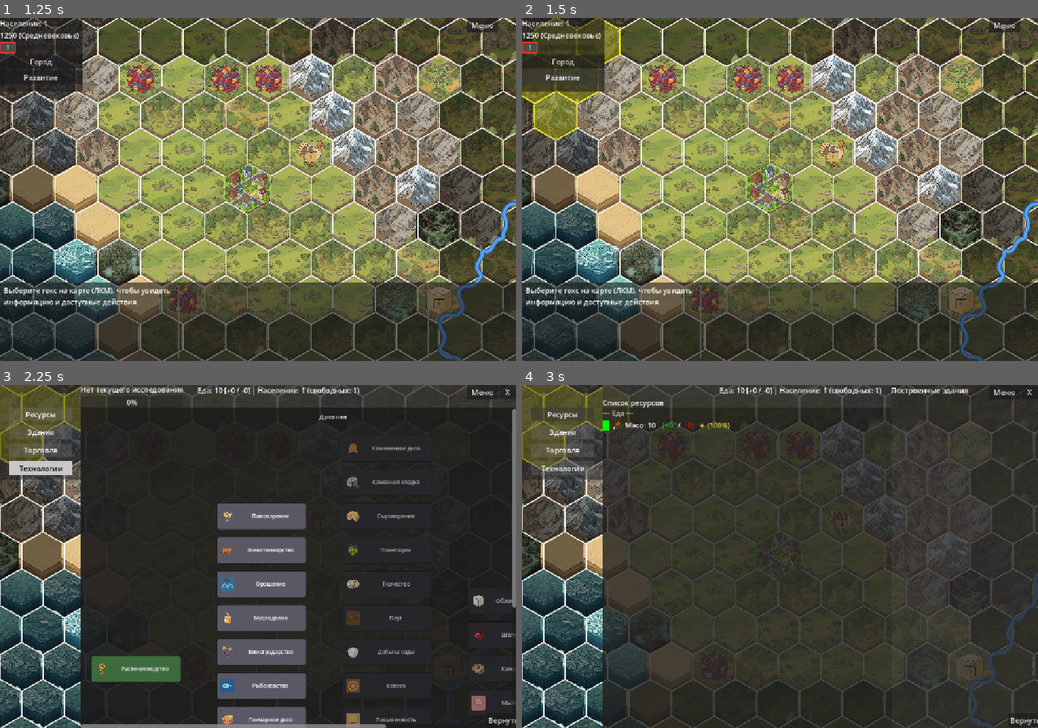
Above: before the commit, frames 1-4 (two rows, left to right).
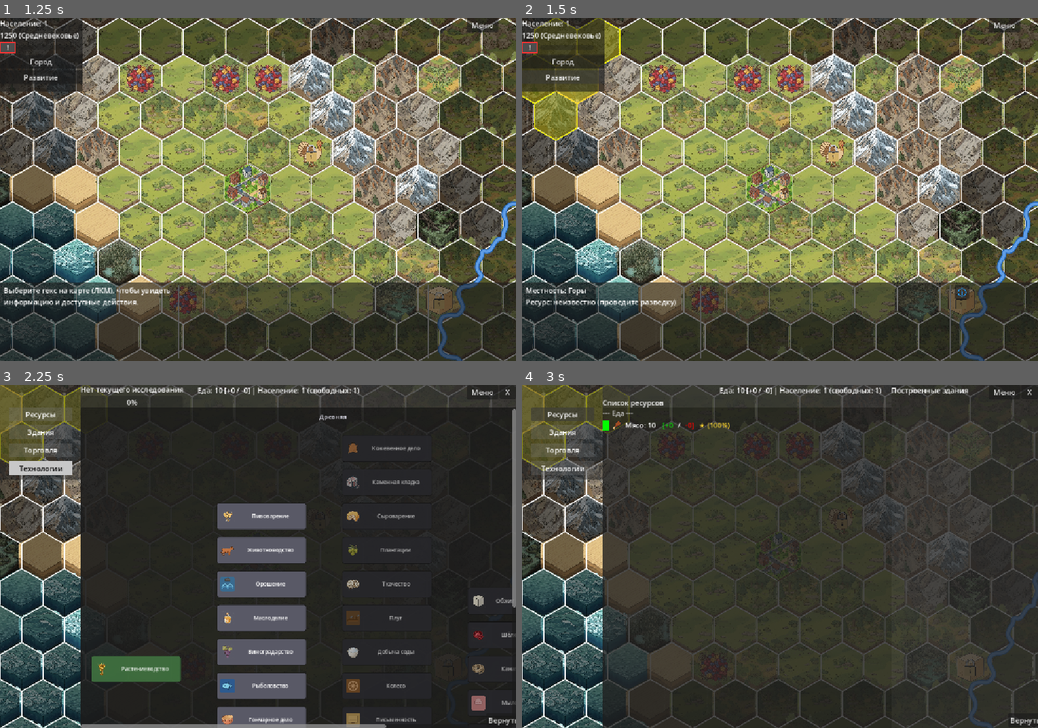
Above: after the commit, the same moments.

Repository: Night-Pryanik/The-City
Game: Godot game, scene res://scenes/main_menu.tscn
Same seed, same stepped clock (60 frames per second), same inputs: the game is played once before the commit and once after it.
Inputs (mouse positions are in pixels of both pictures, inside the frame that each line leads up to):
- Up to frame 1 (1.25 s): click "Новая игра" at 0.5 s
- Up to frame 2 (1.5 s): click "Развитие" at 1.25 s
- Up to frame 3 (2.25 s): click (10, 415) at 2 s
- Up to frame 4 (3 s): click "Ресурсы" at 2.75 s

Frame 1 is identical in both runs. In frame 2, 0.9% of the frame differs, in the area x 0-87%, y 21-85%; in frame 3, less than 0.1%; in frame 4, less than 0.1%.

Commit message:
Убираем контекстное меню

Diff:
--- a/scenes/MainMap.tscn
+++ b/scenes/MainMap.tscn
@@ -102,8 +102,6 @@
 [node name="PauseMenu" parent="." unique_id=513166833 instance=ExtResource("3_2t08r")]
 visible = false
 
-[node name="PopupMenu" type="PopupMenu" parent="." unique_id=216217221]
-
 [node name="HexTooltip" type="Panel" parent="." unique_id=1303469343]
 visible = false
 offset_right = 220.0
--- a/scripts/InputHandler.gd
+++ b/scripts/InputHandler.gd
@@ -9,7 +9,6 @@
 var tooltip_text_label: Label
 var tooltip_products_container: Node
 var worker_manager: Node
-var popup_menu: Node
 var city_ui: Node
 var pause_menu: Node
 var expansion_manager: Node
@@ -42,7 +41,6 @@
     tooltip_text_label = main_node.tooltip_text_label
     tooltip_products_container = main_node.tooltip_products_container
     worker_manager = main_node.worker_manager
-    popup_menu = main_node.popup_menu
     city_ui = main_node.city_ui
     pause_menu = main_node.pause_menu
     expansion_manager = main_node.expansion_manager
@@ -123,7 +121,7 @@
     if Engine.is_editor_hint():
         return
 
-    if city_ui.visible or popup_menu.visible or pause_menu.visible or (main_map.settings_menu and main_map.settings_menu.visible):
+    if city_ui.visible or pause_menu.visible or (main_map.settings_menu and main_map.settings_menu.visible):
         _hide_tooltip()
         return
 
@@ -232,66 +230,8 @@
     elif main_map.settings_menu and main_map.settings_menu.visible:
         # Закрываем настройки — pause_menu.gd снова покажет меню паузы
         main_map.settings_menu.hide()
-    elif expansion_manager.is_active():
-        var active = expansion_manager.toggle()
-        if active:
-            hud.show_message("Режим освоения включён. ПКМ по выделенной области для освоения.")
-        else:
-            hud.show_message("Режим освоения выключен.")
     else:
         main_map.open_pause_menu()
-
-func _handle_expansion_mode_input(event: InputEventMouseButton) -> bool:
-    if hud.get_global_rect().has_point(event.global_position):
-        return true
-
-    if event.button_index == MOUSE_BUTTON_RIGHT and event.pressed:
-        if popup_menu.visible:
-            popup_menu.hide()
-            return true
-        var mouse_pos = event.global_position
-        var hex = _pixel_to_hex(mouse_pos.x, mouse_pos.y)
-        if hex != null and not main_map.tile_data[hex.row][hex.col]["in_influence"]:
-            var chunk = expansion_manager.get_chunk_hexes(hex.row, hex.col)
-            if chunk.is_empty():
-                return true
-            # Если чанк ещё не исследован — показываем меню разведки вместо покупки
-            var all_explored = true
-            for h in chunk:
-                if not main_map.tile_data[h.row][h.col].get("is_explored", false):
-                    all_explored = false
-                    break
-            if not all_explored:
-                main_map.show_context_menu(hex.row, hex.col, mouse_pos)
-                return true
-            var available_food = 0
-            if CityData:
-                for pid in CityData.city_food_pool:
-                    if CityData.city_food_pool[pid]:
-                        available_food += CityData.city_storage.get(pid, 0)
-            expansion_manager.show_context_menu(chunk, mouse_pos, available_food)
-        return true
-
-    if event.button_index == MOUSE_BUTTON_LEFT:
-        if event.pressed:
-            drag_start_scroll_offset = main_map.scroll_offset
-            drag_start_mouse = event.global_position
-            is_dragging = false
-        else:
-            if is_dragging:
-                is_dragging = false
-        return true
-
-    return false
-
-func _handle_expansion_mode_motion(event: InputEventMouseMotion):
-    var hex = _pixel_to_hex(event.global_position.x, event.global_position.y)
-    if hex != null and not main_map.tile_data[hex.row][hex.col]["in_influence"]:
-        expansion_manager.update_hovered_chunk(hex.row, hex.col)
-    else:
-        expansion_manager.clear_hovered_chunk()
-    if _tooltip_visible:
-        _hide_tooltip()
 
 func _handle_mouse_button(event: InputEventMouseButton):
     # Дебаг-меню: ожидание клика по гексу для размещения ресурса
@@ -300,10 +240,6 @@
             var hex = _pixel_to_hex(event.global_position.x, event.global_position.y)
             if hex != null:
                 debug_manager.handle_hex_click(hex.row, hex.col)
-        return
-
-    # В режиме "Развитие" левый клик не должен ничего делать (кроме перетаскивания)
-    if expansion_manager.is_active() and event.button_index == MOUSE_BUTTON_LEFT:
         return
 
     if event.button_index == MOUSE_BUTTON_LEFT:
@@ -316,46 +252,26 @@
                 is_dragging = false
                 return
 
-    if event.button_index == MOUSE_BUTTON_RIGHT and event.pressed:
-        if popup_menu.visible:
-            popup_menu.hide()
-            _hide_tooltip()
-            return
-        var mouse_pos = event.global_position
-        var hex = _pixel_to_hex(mouse_pos.x, mouse_pos.y)
-        if hex != null:
-            if main_map.tile_data[hex.row][hex.col]["in_influence"]:
-                # Гекс в Кольце Влияния - меню строительства улучшений
-                main_map.show_context_menu(hex.row, hex.col, mouse_pos)
-                _hide_tooltip()
-            else:
-                # Гекс в Регионе - меню разведки/покупки
-                main_map.show_context_menu(hex.row, hex.col, mouse_pos)
-                _hide_tooltip()
-
     # Выделение гекса выполняется при ОТПУСКАНИИ ЛКМ, а не при нажатии —
     # чтобы зажатие и перетаскивание карты не выделяло и не сбрасывало гекс.
     # При перетаскивании обработка уже прервана выше (return при is_dragging).
     if event.button_index == MOUSE_BUTTON_LEFT and not event.pressed:
-        if popup_menu.visible:
-            popup_menu.hide()
-            _hide_tooltip()
-            return
         var mouse_pos = event.global_position
         var hex = _pixel_to_hex(mouse_pos.x, mouse_pos.y)
-        if hex != null and main_map.tile_data[hex.row][hex.col]["in_influence"]:
-            # Клик по гексу в Кольце Влияния: выделяем его и показываем
-            # информацию/действия в панели управления. Клик по другому гексу
-            # сбрасывает превью действия (см. control_panel.select_hex).
+        if hex != null:
+            # ЛКМ выделяет любой гекс видимого окна: внутри Кольца Влияния —
+            # информация/действия, вне Кольца — разведка/покупка чанка
+            # (см. control_panel._collect_region_actions).
             main_map.select_hex(hex.row, hex.col)
-            if hex.row == main_map.city_row and hex.col == main_map.city_col:
+            if main_map.tile_data[hex.row][hex.col].get("in_influence", false) \
+                    and hex.row == main_map.city_row and hex.col == main_map.city_col:
                 var cur_time = Time.get_ticks_msec() / 1000.0
                 if cur_time - main_map.last_city_click_time < 0.5:
                     main_map.open_city()
                 main_map.last_city_click_time = cur_time
 
 func _handle_mouse_motion(event: InputEventMouseMotion):
-    if city_ui.visible or popup_menu.visible or pause_menu.visible:
+    if city_ui.visible or pause_menu.visible:
         return
 
     if Input.is_mouse_button_pressed(MOUSE_BUTTON_LEFT):
--- a/scripts/control_panel.gd
+++ b/scripts/control_panel.gd
@@ -242,21 +242,11 @@
     if row == main_map.city_row and col == main_map.city_col:
         return actions
 
-    # Действия доступны только в Кольце Влияния (территория освоена).
-    # ВАЖНО: сейчас этот блок фактически НЕДОСТИЖИМ — единственный путь
-    # выделения гекса (ЛКМ в InputHandler._unhandled_input, строка ~323)
-    # фильтрует гексы по in_influence ДО вызова select_hex(), а территория
-    # только расширяется (гекс не может выпасть из Кольца после выделения).
-    # Оставлено как защита на случай будущих путей выбора гекса (ИИ,
-    # автотесты и т.п.), чтобы панель не показывала действия вне территории.
+    # Гекс вне Кольца Влияния — действия через панель управления:
+    #   неисследованная область → «Разведать регион»;
+    #   исследованная → «Освоить область» (покупка чанка за еду + труд).
     if not in_influence:
-        actions.append({
-            "type": "info",
-            "label": "Гекс вне Кольца Влияния",
-            "enabled": false,
-            "tooltip": "Освойте территорию (ПКМ по гексу → «Освоить»), чтобы строить здесь."
-        })
-        return actions
+        return _collect_region_actions(row, col)
 
     # --- Улучшение уже построено ---
     if tile.improvement != null:
@@ -452,6 +442,77 @@
     return actions
 
 # Добавляет спец-действия (special_actions.json), применимые к гексу.
+# Собирает действия для гекса вне Кольца Влияния (Регион):
+# неисследованная область — разведка чанка; исследованная — покупка (освоение).
+func _collect_region_actions(row: int, col: int) -> Array:
+    var actions := []
+    var chunk = main_map.expansion_manager.get_chunk_hexes(row, col)
+    var available_food = 0
+    if chunk.is_empty():
+        return actions
+
+    var unexplored_count := 0
+    for hex in chunk:
+        if not main_map.tile_data[hex.row][hex.col].get("is_explored", false):
+            unexplored_count += 1
+
+    if unexplored_count > 0:
+        # Неисследованный чанк: отправить разведчиков.
+        var cost = unexplored_count * 3
+        var scout_time = main_map._get_scouting_time(unexplored_count)
+        var tooltip: String
+        if main_map.is_scouting:
+            tooltip = "Разведка уже идёт"
+
+        available_food = 0
+        if CityData:
+            for pid in CityData.city_food_pool:
+                if CityData.city_food_pool[pid]:
+                    available_food += CityData.city_storage.get(pid, 0)
+
+        else:
+            #tooltip = "Отправить разведчиков [%d еды, %.0f сек.] — откроет информацию о чанке" % [cost, scout_time]
+            tooltip = "Подготовить экспедицию [еды: %d/%d] и отправить разведчиков [%.0f сек.]" % [cost, available_food, scout_time]
+        actions.append({
+            "type": "scout_chunk",
+            "label": "Разведать регион",
+            "enabled": not main_map.is_scouting,
+            "tooltip": tooltip,
+            "chunk": chunk,
+            "cost": cost,
+            "icon": "additional_info.png"
+        })
+        return actions
+
+    # Исследованный чанк: покупка (освоение) за еду + труд.
+    var has_neighbor = false
+    for hex in chunk:
+        for n in HexUtils.get_neighbors_odd_r(hex.row, hex.col, main_map.map_rows, main_map.map_cols):
+            if main_map.tile_data[n.row][n.col].get("in_influence", false):
+                has_neighbor = true
+                break
+        if has_neighbor:
+            break
+    var food_cost = main_map.expansion_manager.get_chunk_food_cost(chunk)
+    var work_cost = main_map.expansion_manager.get_chunk_cost(chunk)
+    var labor = CityData.get_total_labor()
+    var buy_tooltip: String
+    if not has_neighbor:
+        buy_tooltip = "Чанк не граничит с вашими владениями"
+    else:
+        buy_tooltip = "Освоить чанк (%d клеток): %d еды сразу и %d труда (%.0f сек.)" % [chunk.size(), food_cost, work_cost, work_cost / max(1.0, labor)]
+    actions.append({
+        "type": "buy_chunk",
+        "label": "Освоить область",
+        "enabled": has_neighbor,
+        "tooltip": buy_tooltip,
+        "chunk": chunk,
+        "food_cost": food_cost,
+        "work_cost": work_cost,
+        "icon": "check.svg"
+    })
+    return actions
+
 func _add_special_actions(actions: Array, row: int, col: int, tile: Dictionary):
     for sa_id in GameData.special_actions:
         var sa = GameData.special_actions[sa_id]
@@ -510,6 +571,22 @@
 func _on_action_pressed(action: Dictionary):
     var type = action.get("type", "")
     if type == "info":
+        return
+    if type == "scout_chunk":
+        # Разведка чанка: списываем еду и отправляем разведчиков (время).
+        main_map.start_scouting(action.get("chunk", []), action.get("cost", 0))
+        main_map.redraw_progress_layer()
+        _refresh()
+        return
+    if type == "buy_chunk":
+        # Покупка (освоение) чанка: еда сразу, труд накапливается через стройку.
+        var ok = main_map.expansion_manager.handle_action(
+            action.get("chunk", []), action.get("food_cost", 0), action.get("work_cost", 0))
+        if ok:
+            main_map.map_renderer.queue_redraw()
+            if main_map.city_ui.visible:
+                main_map.city_ui.refresh()
+        _refresh()
         return
     # Действия, которые выполняются сразу (без превью).
     if type == "pause_improvement":
--- a/scripts/expansion_manager.gd
+++ b/scripts/expansion_manager.gd
@@ -99,50 +99,6 @@
 func get_chunk_food_cost(chunk: Array) -> int:
     return chunk.size() * FOOD_COST_PER_HEX
 
-func show_context_menu(chunk: Array, click_pos: Vector2, available_food: int):
-    # --- Проверка: все гексы в чанке исследованы ---
-    var all_explored = true
-    for hex in chunk:
-        var tile = main_map.tile_data[hex.row][hex.col]
-        if not tile.get("is_explored", false):
-            all_explored = false
-            break
-    if not all_explored:
-        main_map.hud.show_message("Этот чанк ещё не исследован!")
-        return
-
-    # --- Проверка: чанк граничит с Кольцом Влияния ---
-    var has_neighbor = false
-    for hex in chunk:
-        var neighbors = HexUtils.get_neighbors_odd_r(hex.row, hex.col, main_map.map_rows, main_map.map_cols)
-        for n in neighbors:
-            var n_tile = main_map.tile_data[n.row][n.col]
-            if n_tile.get("in_influence", false):
-                has_neighbor = true
-                break
-        if has_neighbor:
-            break
-    if not has_neighbor:
-        main_map.hud.show_message("Этот чанк не граничит с вашими владениями!")
-        return
-
-    # --- Остальной код (формирование меню) ---
-    var work_cost = get_chunk_cost(chunk)
-    var food_cost = get_chunk_food_cost(chunk)
-    var hex_count = chunk.size()
-    # Расчётное время освоения: труд / труд города (1 житель = 1 труд/сек).
-    var labor = CityData.get_total_labor()
-    var build_time = work_cost / max(1.0, labor)
-    main_map.popup_menu.clear()
-    var label = "Освоить выделенную область (%d клеток, %d/%d еды, %d труда, %.0f сек.)" % [hex_count, food_cost, available_food, work_cost, build_time]
-    main_map.popup_menu.add_item(label)
-    main_map.popup_menu.set_item_metadata(
-        main_map.popup_menu.item_count - 1,
-        {"action": "expand_territory", "chunk": chunk, "food_cost": food_cost, "work_cost": work_cost}
-    )
-    main_map.popup_menu.position = click_pos
-    main_map.popup_menu.popup()
-
 # Запускает освоение чанка. Еда списывается сразу (фиксированная, небольшая),
 # а труд накапливается через стройку в build_manager (прогресс во времени).
 func handle_action(chunk: Array, food_cost: int, work_cost: int) -> bool:
--- a/scripts/main_map.gd
+++ b/scripts/main_map.gd
@@ -71,7 +71,6 @@
 # которые всегда отображаются на карте даже за пределами видимого Региона.
 var unique_terrain_hexes: Array = []
 
-var _context_hex = null
 var last_city_click_time = 0.0
 var production_timer = 0.0
 var scouting_timer: float = 0.0
@@ -92,7 +91,6 @@
 var tooltip_delay: float = 0.5
 var extended_tooltip_delay: float = 1.0
 
-@onready var popup_menu = $PopupMenu
 @onready var city_ui = $CityUI
 @onready var hex_tooltip = $HexTooltip
 @onready var tooltip_panel = $HexTooltip
@@ -275,7 +273,6 @@
 
     _update_population_hud()
 
-    popup_menu.id_pressed.connect(_on_popup_menu_id_pressed)
     city_ui.closed.connect(_on_city_ui_close)
     city_button.pressed.connect(_on_city_button_pressed)
     expansion_button.pressed.connect(_on_expansion_button_pressed)
@@ -696,201 +693,6 @@
 
 func update_extended_tooltip(row: int, col: int):
     map_tooltip.update_extended_tooltip(row, col, tile_data, city_row, city_col)
-
-func show_context_menu(row: int, col: int, click_pos: Vector2):
-    var tile = tile_data[row][col]
-
-    var available_food = 0
-
-    # --- Разведка Региона ---
-    if not tile.get("in_influence", false):
-        var chunk = expansion_manager.get_chunk_hexes(row, col)
-        var unexplored_count = 0
-        var all_explored = true
-        for hex in chunk:
-            if not tile_data[hex.row][hex.col].get("is_explored", false):
-                all_explored = false
-                unexplored_count += 1
-        if not all_explored:
-            if is_scouting:
-                hud.show_message("Разведка уже идёт!")
-                return
-            available_food = 0
-            if CityData:
-                for pid in CityData.city_food_pool:
-                    if CityData.city_food_pool[pid]:
-                        available_food += CityData.city_storage.get(pid, 0)
-            popup_menu.clear()
-            # Стоимость зависит от количества фактически исследуемых гексов: 3 еды за гекс
-            var cost = unexplored_count * 3
-            popup_menu.add_item("Подготовить экспедицию [еды: %d/%d] и отправить разведчиков [%.0f сек.]" % [cost, available_food, _get_scouting_time(unexplored_count)])
-            popup_menu.set_item_metadata(popup_menu.item_count - 1, {"action": "scout_chunk", "chunk": chunk, "cost": cost})
-            popup_menu.position = click_pos
-            popup_menu.popup()
-            return
-        else:
-            # Чанк полностью исследован — показываем меню покупки территории
-            available_food = 0
-            if CityData:
-                for pid in CityData.city_food_pool:
-                    if CityData.city_food_pool[pid]:
-                        available_food += CityData.city_storage.get(pid, 0)
-            expansion_manager.show_context_menu(chunk, click_pos, available_food)
-            return
-
-    # Гексы внутри влияния города: контекстное меню отключено.
-    # Убраны постройка/пауза/возобновление/отмена улучшений и спец-действий,
-    # а также изучение технологий. Осталась только разведка Региона
-    # и покупка чанков (обрабатываются выше).
-    return
-
-# Добавляет в контекстное меню спец-действия, применимые к гексу (row, col).
-# Применимость определяется по action_type:
-#   "terrain"  — гекс имеет source_terrain и на нём нет улучшения;
-#   "cover"    — гекс имеет source_cover и на нём нет ресурса и улучшения;
-#   "forage"   — на гексе есть ресурс target_resource;
-#   "demolish" — на гексе есть улучшение.
-func _add_special_actions_to_menu(tile: Dictionary, row: int, col: int):
-    for sa_id in GameData.special_actions:
-        var sa = GameData.special_actions[sa_id]
-        var action_type = sa.get("action_type", "terrain")
-        var applicable = false
-        if action_type == "terrain":
-            applicable = tile.terrain == sa.get("source_terrain", "") and tile.improvement == null
-        elif action_type == "cover":
-            # Вырубка леса применима только если есть подходящий покров (cover)
-            # и на гексе нет ресурса и улучшения.
-            var cover_id = tile.get("cover", "none")
-            applicable = cover_id in sa.get("source_cover", []) and tile.improvement == null and tile.resource == null
-        elif action_type == "forage":
-            applicable = tile.resource == sa.get("target_resource", "")
-        elif action_type == "demolish":
-            applicable = tile.improvement != null
-        if not applicable:
-            continue
-
-        var sa_name = sa.get("name", sa_id)
-        var unlock_tech = sa.get("unlock_tech", "")
-        if unlock_tech != "" and not CityData.is_tech_unlocked(unlock_tech):
-            var tech_name = unlock_tech
-            var tech_cost = 3
-            for tech in GameData.technologies:
-                if tech["id"] == unlock_tech:
-                    tech_name = tech["name"]
-                    tech_cost = int(tech.get("science_cost", 3))
-                    break
-            popup_menu.add_item("%s (требуется изучить %s, наука: %d)" % [sa_name, tech_name, tech_cost])
-            popup_menu.set_item_metadata(popup_menu.item_count - 1, {"action": "research_tech", "tech_id": unlock_tech})
-        else:
-            var sa_cost_calc = get_improvement_work_cost(sa_id, row, col)
-            var sa_cost = sa_cost_calc["cost"]
-            if build_manager.is_building(row, col):
-                var prog = build_manager.get_progress(row, col)
-                var prog_text = ""
-                if not prog.is_empty():
-                    var wc = prog.get("work_cost", 0)
-                    var p = prog.get("progress", 0.0)
-                    if wc > 0:
-                        prog_text = " [%.0f/%.0f труда]" % [p, wc]
-                var status_text = "Возобновить %s" % sa_name.to_lower() if build_manager.is_building_paused(row, col) else "Приостановить %s" % sa_name.to_lower()
-                popup_menu.add_item("%s%s" % [status_text, prog_text])
-                popup_menu.set_item_metadata(popup_menu.item_count - 1, {"action": sa_id, "row": row, "col": col})
-            else:
-                var labor = CityData.get_total_labor()
-                var build_time = sa_cost / max(1.0, labor)
-                var label = "%s [%d труда, %.0f сек.]" % [sa_name, sa_cost, build_time]
-                popup_menu.add_item(label)
-                popup_menu.set_item_metadata(popup_menu.item_count - 1, {"action": sa_id, "row": row, "col": col})
-
-func _on_popup_menu_id_pressed(id: int):
-    var meta = popup_menu.get_item_metadata(id)
-    var action = meta.get("action", "")
-
-    if action == "expand_territory":
-        var chunk = meta.get("chunk", [])
-        if chunk.is_empty():
-            return
-        # Освоение теперь стоит ТРУД (основная стоимость) + фиксированную ЕДУ
-        # (запас поселенцев перед походом). Оба значения приходят из метаданных
-        # контекстного меню (см. expansion_manager.show_context_menu).
-        var food_cost = meta.get("food_cost", 0)
-        var work_cost = meta.get("work_cost", 0)
-        var success = expansion_manager.handle_action(chunk, food_cost, work_cost)
-        if success:
-            map_renderer.queue_redraw()
-            if city_ui.visible:
-                city_ui.refresh()
-        return
-
-    if action == "pause_improvement":
-        var r = meta["row"]
-        var c = meta["col"]
-        worker_manager.remove_worker(r, c)
-        map_renderer.queue_redraw()
-        return
-
-    if action == "resume_improvement":
-        var r = meta["row"]
-        var c = meta["col"]
-        if not worker_manager.assign_worker(r, c):
-            hud.show_message("Нет свободных рабочих!")
-        map_renderer.queue_redraw()
-        return
-
-    if action == "cancel_build":
-        var r = meta["row"]
-        var c = meta["col"]
-        _confirm_cancel_build(r, c)
-        return
-
-    if action == "scout_chunk":
-        var chunk = meta.get("chunk", [])
-        var cost = meta.get("cost", 0)
-        _start_scouting(chunk, cost)
-        return
-
-    if _context_hex == null:
-        return
-    var row = _context_hex.row
-    var col = _context_hex.col
-
-    if action == "build_improvement":
-        var imp_id = meta.imp_id
-        var target_res_id = meta.get("target_res_id", null)
-        # Если строительство уже идёт — переключаем паузу/возобновление
-        if build_manager.is_building(row, col):
-            if build_manager.is_building_paused(row, col):
-                build_manager.resume_build(row, col)
-            else:
-                build_manager.pause_build(row, col)
-        else:
-            build_manager.start_build(row, col, imp_id, target_res_id)
-    elif action == "build_pasture":
-        var animal_id = meta.animal_id
-        build_manager.start_build(row, col, "pasture", animal_id)
-    elif action == "build_farm":
-        var plant_id = meta.plant_id
-        build_manager.start_build(row, col, "farm", plant_id)
-    elif GameData.special_actions.has(action):
-        # Спец-действие: если стройка уже идёт — переключаем паузу/возобновление,
-        # иначе запускаем новую через систему труда.
-        if build_manager.is_building(row, col):
-            if build_manager.is_building_paused(row, col):
-                build_manager.resume_build(row, col)
-            else:
-                build_manager.pause_build(row, col)
-        else:
-            build_manager.start_build(row, col, action)
-    elif action == "research_tech":
-        var tech_id = meta.tech_id
-        CityData.start_research(tech_id)
-
-    _context_hex = null
-    map_renderer.queue_redraw()
-    # При старте стройки/исследования появляется/пропадает прогресс-бар —
-    # вызываем перерисовку слоя баров явно, чтобы не ждать следующего кадра
-    # (когда has_active_builds() может снова стать true).
-    _redraw_progress_layer()
 
 # Выбирает иконку ландшафта для гекса (row, col) на основе его террейна.
 func _assign_terrain_icon(row: int, col: int) -> void:
@@ -1540,7 +1342,7 @@
 func _get_scouting_time(hex_count: int) -> float:
     return hex_count * SCOUTING_TIME_PER_HEX
 
-func _start_scouting(chunk: Array, cost: int):
+func start_scouting(chunk: Array, cost: int):
     if is_scouting:
         hud.show_message("Разведка уже идёт!")
         return
